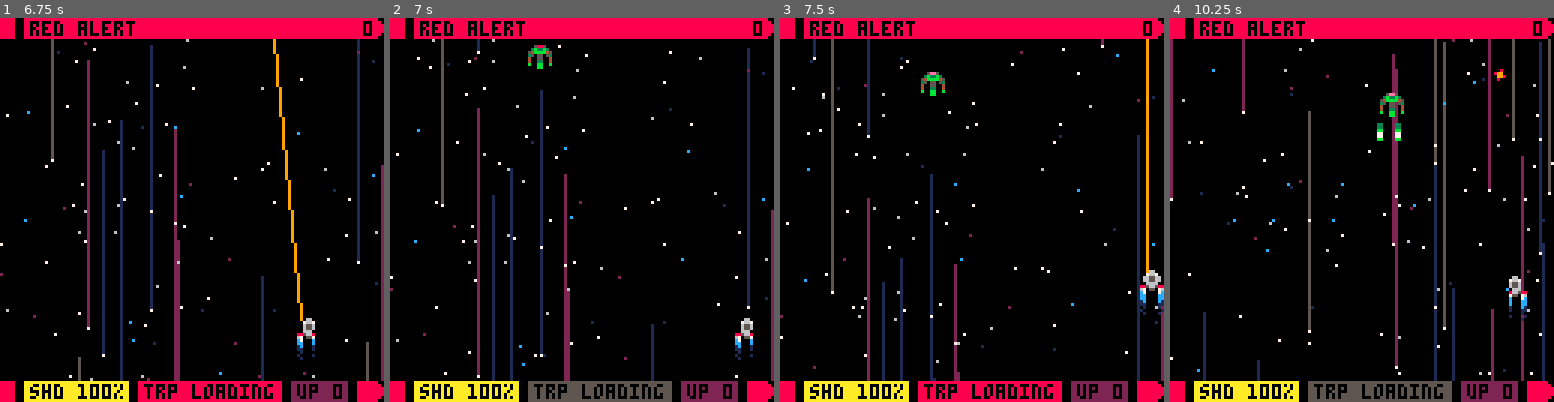
Above: before the commit, frames 1-4 (left to right).
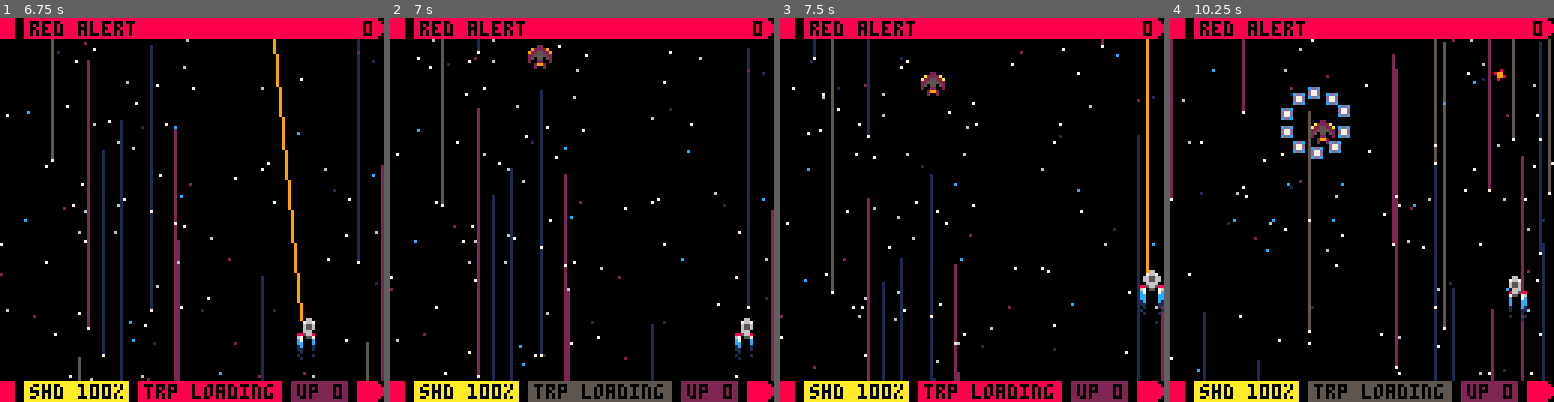
Above: after the commit, the same moments.

Repository: fab-industries/red-alert
Game: PICO-8 cartridge redalert.p8
Two runs of this game, one before a commit and one after it. Both use one fixed random seed, a clock stepped at 60 frames per second and the inputs below.
Inputs:
- Up to frame 1 (6.75 s): tap X (X key) at 0.33, 1.07, 1.85, 2.97, 4.08, 5.2, 6.32 s; tap O (Z key) at 0.7, 1.7, 2.1, 2.5, 2.9, 3.3, 3.7, 4.1, 4.5, 4.9, 5.3, 5.7, 6.1, 6.5 s; hold Right 1.6-2.1 s; hold Up 2.15-2.42 s; hold Right 2.47-3.03 s; hold Left 3.08-3.58 s; hold Down 3.63-3.97 s; hold Right 4.02-4.68 s; hold Up 4.73-5.03 s; hold Left 5.08-5.68 s; hold Down 5.73-6.03 s; hold Right 6.08-6.58 s; hold Right from 6.63 s (still down)
- Up to frame 2 (7 s): keep holding Right; tap O (Z key) at 6.9 s
- Up to frame 3 (7.5 s): release Right at 7.13 s; hold Up 7.18-7.45 s; tap O (Z key) at 7.3 s; tap X (X key) at 7.43 s
- Up to frame 4 (10.25 s): hold Right 7.5-8.07 s; tap O (Z key) every 0.4 s from 7.7 to 10.1 s; hold Left 8.12-8.62 s; tap X (X key) at 8.55, 9.67 s; hold Down 8.67-9 s; hold Right 9.05-9.72 s; hold Up 9.77-10.07 s; hold Left from 10.12 s (still down)

Frame 1 is identical in both runs. In frame 2, 0.3% of the frame differs, in the area x 35-43%, y 7-14%; in frame 3, 0.3%; in frame 4, 1.6%, in the area x 28-61%, y 17-37%.

Commit message:
Added spread shots

Diff:
--- a/redalert.p8
+++ b/redalert.p8
@@ -7,13 +7,14 @@
 --[[
 
 todo (fix):
+ 🅾️ spread shot animation
  🅾️ emy movement overlap
  🅾️ enemy invuln fx
  🅾️ hit fx for all enemies
  🅾️ adjust sfx loudness
 
 todo (features):
- 🅾️ different enemy shots
+ ❎ different enemy shots
  🅾️ targeted enemy shots
  🅾️ player shield mechanics
  🅾️ fully implement all enemy
@@ -36,6 +37,7 @@
  debug_setting={}
  debug_setting.info=false
  debug_setting.hideui=false
+ debug_setting.wave=7
 
  cls(0)
  t=0
@@ -116,7 +118,13 @@
  particles={}
  score=0
  scoredisp=0
- wavecount=0
+
+ if debug_setting.wave then
+  wavecount=debug_setting.wave
+ else
+  wavecount=0
+ end
+
  wavtime=0
  wavspwned=false
  cleared=true
@@ -1382,8 +1390,10 @@
   spwn_wav(4)
  elseif wavecount==6 then
   spwn_wav(5)
- elseif wavecount>6 then
-  spwn_wav(6)
+ elseif wavecount==7 then
+  spwn_wav(7)
+ elseif wavecount>7 then
+  spwn_wav(7)
  end
 end
 
@@ -1448,7 +1458,9 @@
   myen.ani={20,21,20,21}
  elseif entype=="franconi" then
   myen.hp=4
+  myen.firefrq=15
   myen.ani={22,23,22,23}
+  myen.glowspr=23
  elseif entype=="bots" then
   myen.hp=20
   myen.sprw=2
@@ -1577,6 +1589,9 @@
  elseif wav_type=="rg-single" then
   local ens=place_ens(1)
   add_en(ens[1],-8,10,"regency",0)
+ elseif wav_type=="fr-single" then
+  local ens=place_ens(1)
+  add_en(ens[1],-8,10,"franconi",0)
  end
 end
 
@@ -1593,9 +1608,11 @@
   create_wav("ti-squadron")
  elseif wav_diff==6 then
   create_wav("rg-single")
- end
-
- if wav_diff<7 then
+ elseif wav_diff==7 then
+  create_wav("fr-single")
+ end
+
+ if wav_diff<8 then
   attackfreq=60
  else
   attackfreq=30
@@ -1695,8 +1713,14 @@
 
   elseif myen.type=="ti-cruiser" then
 
-  end
-
+
+  elseif myen.type=="franconi" then
+
+   myen.sy=0.3
+   firespread(myen,10,2,rnd())
+   move(myen)
+
+  end
  end
 end
 
@@ -1752,6 +1776,42 @@
   return
  end
 end
+
+function firespread(myen,num,spd,base)
+ if t>myen.firetmr then
+  sfx(9)
+  myen.flash=3
+
+  local frnd=rnd(60)
+  local freq=myen.firefrq
+  myen.firetmr=t+frnd+freq
+
+  for i=1,num do
+   if base==nil then
+    base=0
+   end
+   ang=1/num*i+base
+
+	  local eshot={}
+	  eshot.x=myen.x
+	  eshot.y=myen.y
+
+	  eshot.sx=sin(ang)*spd
+	  eshot.sy=cos(ang)*spd
+
+	  eshot.sprw=1
+	  eshot.sprh=1
+	  eshot.colw=4
+	  eshot.colh=4
+	  eshot.spr=76
+	  add(eshots,eshot)
+	 end
+
+ else
+  return
+ end
+end
+
 
 function flash(obj,ftype)
  if ftype=="torp" then
